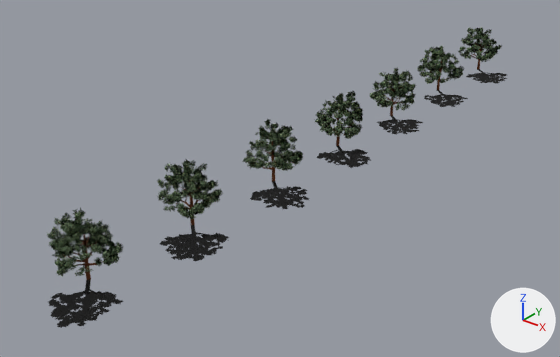
The glTF model scenery/models/treelineNS.glb: old version first, new version second.
The view is the same before and after, from a camera (50 mm lens) standing at (96.2, -217.6, 74.2) and looking at (-4.3, -91.9, -3.7). The lights are fixed; the arrows at lower right show +X, +Y and +Z. Where no turn or scale is listed for an object, it has been applied to the vertices. Vertices at the same position are counted once.

Objects in the first picture: 'tree0', 'tree1', 'tree2', 'tree3', 'tree4', 'tree5', 'tree6'.
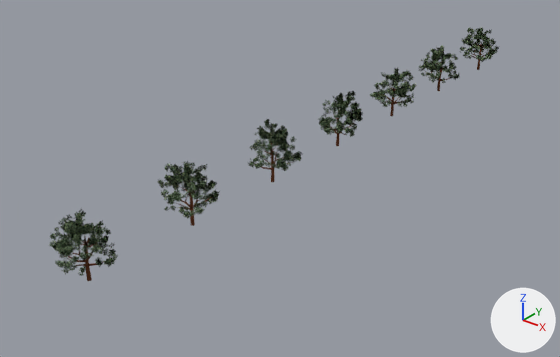
Where the change shows, as pixel boxes [x1, y1, x2, y2] in the pictures (560 x 357 px; the box of a moved part takes in the faces that stretch with it):
'tree6', reshaped
    before: [46, 207, 124, 328]
    after: [49, 209, 118, 281]
'tree5', reshaped
    before: [157, 159, 229, 261]
    after: [158, 161, 219, 226]
'tree4', reshaped
    before: [242, 118, 309, 209]
    after: [248, 118, 302, 182]
'tree3', reshaped
    before: [315, 90, 371, 168]
    after: [318, 90, 363, 146]
'tree2', reshaped
    before: [370, 68, 423, 135]
    after: [370, 67, 416, 116]
'tree1', reshaped
    before: [417, 45, 468, 107]
    after: [418, 46, 460, 91]
'tree0', reshaped
    before: [459, 27, 508, 84]
    after: [459, 27, 499, 70]
part 1 of me_msh_tree0, moved or reshaped (not visible afterwards)
    before: [466, 69, 508, 84]
part 2 of me_msh_tree0, deleted
    before: [459, 29, 502, 62]
part 3 of me_msh_tree0, cut back
    before: [459, 28, 497, 59]
part 4 of me_msh_tree1, deleted
    before: [417, 46, 465, 84]
part 5 of me_msh_tree1, built on
    before: [423, 45, 461, 91]
    after: [418, 46, 459, 91]
part 6 of me_msh_tree1, surface changed
    before: [424, 90, 468, 107]
part 7 of me_msh_tree2, deleted
    before: [370, 70, 423, 135]
part 8 of me_msh_tree2, built on
    before: [379, 68, 414, 116]
    after: [370, 67, 416, 116]
part 9 of me_msh_tree3, deleted
    before: [315, 90, 371, 168]
part 10 of me_msh_tree3, built on
    before: [321, 93, 355, 146]
    after: [318, 90, 363, 146]
part 11 of me_msh_tree3_001, deleted (black)
    before: [242, 118, 309, 209]
part 12 of me_msh_tree3_001, built on
    before: [243, 124, 302, 181]
    after: [248, 118, 302, 182]
part 13 of me_msh_tree5, moved or reshaped (not visible afterwards)
    before: [160, 225, 229, 261]
part 14 of me_msh_tree5, deleted
    before: [157, 159, 223, 219]
part 15 of me_msh_tree5, cut back
    before: [157, 161, 217, 215]
part 16 of me_msh_tree6, deleted
    before: [46, 212, 123, 276]
part 17 of me_msh_tree6, built on
    before: [61, 207, 120, 280]
    after: [49, 209, 118, 281]
part 18 of me_msh_tree6, surface changed (black)
    before: [48, 280, 124, 328]

The change, as a diff of the scene's bpy script:
```diff
--- a/scenery/models/treelineNS.glb.py
+++ b/scenery/models/treelineNS.glb.py
@@ me_msh_tree0 @@
-me_msh_tree0.from_pydata(...)  # 2975 vertices, 2389 faces; spans x -6.4..15.5, y -14.6..7.4, z 0.0..13.9
+me_msh_tree0.from_pydata(...)  # 2123 vertices, 1718 faces; spans x -6.3..15.1, y -14.6..7.4, z 0.0..13.9
+# me_msh_tree0 part 1: the loose piece of 4 vertices spanning x -4.2..15.5, y -14.6..5.2, z 0.2 is moved by (-0.5, 0.0, 0.0)
+# me_msh_tree0 part 2: 105 loose pieces with 630 vertices, spanning x -6.4..6.2, y -5.8..7.0, z 2.7..13.0, are deleted
+# me_msh_tree0 part 3: 1 vertex moved within x -3.1, y 4.1, z 5.9; 224 vertices removed from x -5.9..5.7, y -5.4..6.7, z 3.9..12.3; 2 vertices added at x -3.9..0.2, y 0.0, z 6.6..9.7
 me_msh_tree0.materials.append(mat_mat_leaves)
@@ me_msh_tree1 @@
-me_msh_tree1.from_pydata(...)  # 2975 vertices, 2389 faces; spans x -7.3..15.1, y -14.6..6.9, z 0.0..13.9
+me_msh_tree1.from_pydata(...)  # 2123 vertices, 1718 faces; spans x -7.0..15.1, y -14.6..5.9, z 0.0..13.9
+# me_msh_tree1 part 4: 349 loose pieces with 2092 vertices, spanning x -7.3..6.6, y -7.0..6.9, z 2.7..13.7, are deleted
+# me_msh_tree1 part 5: 20 vertices moved within x -3.3..2.3, y -4.9..4.6, z 3.7..12.5; 638 vertices removed from x -5.2..6.0, y -6.0..4.7, z 0.0..13.9; 1884 vertices added at x -7.0..5.0, y -6.6..5.5, z 0.0..13.9
+# me_msh_tree1 part 6: 2 kept faces spanning x -4.7..15.1, y -14.6..5.2, z 0.2 get new texture (UV) coordinates
 me_msh_tree1.materials.append(mat_mat_leaves)
@@ me_msh_tree2 @@
-me_msh_tree2.from_pydata(...)  # 2975 vertices, 2389 faces; spans x -6.9..14.6, y -14.6..6.9, z 0.0..13.9
+me_msh_tree2.from_pydata(...)  # 2123 vertices, 1718 faces; spans x -6.3..15.1, y -14.6..5.9, z 0.0..13.9
+# me_msh_tree2 part 7: 352 loose pieces with 2108 vertices, spanning x -6.9..14.6, y -14.6..6.9, z 0.2..13.7, are deleted
+# me_msh_tree2 part 8: 24 vertices moved within x -3.7..5.1, y -2.8..3.4, z 3.3..12.5; 622 vertices removed from x -4.8..6.2, y -5.2..6.3, z 0.0..13.9; 1882 vertices added at x -5.6..6.4, y -6.9..5.0, z 0.0..13.9
 me_msh_tree2.materials.append(mat_mat_leaves)
@@ me_msh_tree3 @@
-me_msh_tree3.from_pydata(...)  # 2975 vertices, 2389 faces; spans x -7.2..14.9, y -14.6..6.3, z 0.0..13.9
+me_msh_tree3.from_pydata(...)  # 2123 vertices, 1718 faces; spans x -5.9..15.1, y -14.6..6.2, z 0.0..13.9
+# me_msh_tree3 part 9: 354 loose pieces with 2120 vertices, spanning x -7.2..14.9, y -14.6..6.3, z 0.2..13.7, are deleted
+# me_msh_tree3 part 10: 19 vertices moved within x -4.4..3.0, y -2.5..1.8, z 2.8..12.1; 620 vertices removed from x -5.9..5.0, y -4.7..3.8, z 0.0..13.9; 1896 vertices added at x -5.1..15.1, y -14.6..6.2, z 0.0..13.9
 me_msh_tree3.materials.append(mat_mat_leaves)
@@ me_msh_tree3_001 @@
-me_msh_tree3_001.from_pydata(...)  # 2975 vertices, 2389 faces; spans x -5.6..15.5, y -14.6..6.2, z 0.0..13.9
+me_msh_tree3_001.from_pydata(...)  # 2123 vertices, 1718 faces; spans x -5.6..15.1, y -14.6..6.1, z 0.0..13.9
+# me_msh_tree3_001 part 11: 348 loose pieces with 2084 vertices, spanning x -5.6..15.5, y -14.6..6.2, z 0.2..13.7, are deleted
+# me_msh_tree3_001 part 12: 14 vertices moved within x -3.2..3.6, y -4.9..3.0, z 3.3..12.5; 650 vertices removed from x -5.0..5.3, y -6.1..5.3, z 0.0..13.9; 1890 vertices added at x -5.6..15.1, y -14.6..6.1, z 0.0..13.9
 me_msh_tree3_001.materials.append(mat_mat_leaves)
@@ me_msh_tree5 @@
-me_msh_tree5.from_pydata(...)  # 2975 vertices, 2389 faces; spans x -6.4..15.5, y -14.6..7.4, z 0.0..13.9
+me_msh_tree5.from_pydata(...)  # 2123 vertices, 1718 faces; spans x -6.3..15.1, y -14.6..7.4, z 0.0..13.9
+# me_msh_tree5 part 13: the loose piece of 4 vertices spanning x -4.2..15.5, y -14.6..5.2, z 0.2 is moved by (-0.5, 0.0, 0.0)
+# me_msh_tree5 part 14: 105 loose pieces with 630 vertices, spanning x -6.4..6.2, y -5.8..7.0, z 2.7..13.0, are deleted
+# me_msh_tree5 part 15: 1 vertex moved within x -3.1, y 4.1, z 5.9; 224 vertices removed from x -5.9..5.7, y -5.4..6.7, z 3.9..12.3; 2 vertices added at x -3.9..0.2, y 0.0, z 6.6..9.7
 me_msh_tree5.materials.append(mat_mat_leaves)
@@ me_msh_tree6 @@
-me_msh_tree6.from_pydata(...)  # 2975 vertices, 2389 faces; spans x -7.3..15.1, y -14.6..6.9, z 0.0..13.9
+me_msh_tree6.from_pydata(...)  # 2123 vertices, 1718 faces; spans x -7.0..15.1, y -14.6..5.9, z 0.0..13.9
+# me_msh_tree6 part 16: 349 loose pieces with 2092 vertices, spanning x -7.3..6.6, y -7.0..6.9, z 2.7..13.7, are deleted
+# me_msh_tree6 part 17: 20 vertices moved within x -3.3..2.3, y -4.9..4.6, z 3.7..12.5; 638 vertices removed from x -5.2..6.0, y -6.0..4.7, z 0.0..13.9; 1884 vertices added at x -7.0..5.0, y -6.6..5.5, z 0.0..13.9
+# me_msh_tree6 part 18: 2 kept faces spanning x -4.7..15.1, y -14.6..5.2, z 0.2 get new texture (UV) coordinates
 me_msh_tree6.materials.append(mat_mat_leaves)
```
